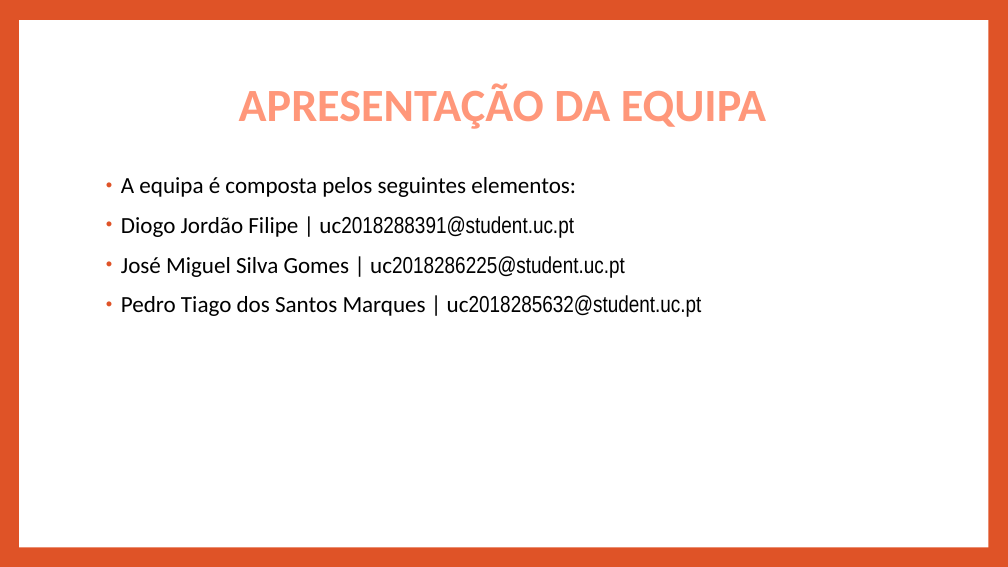
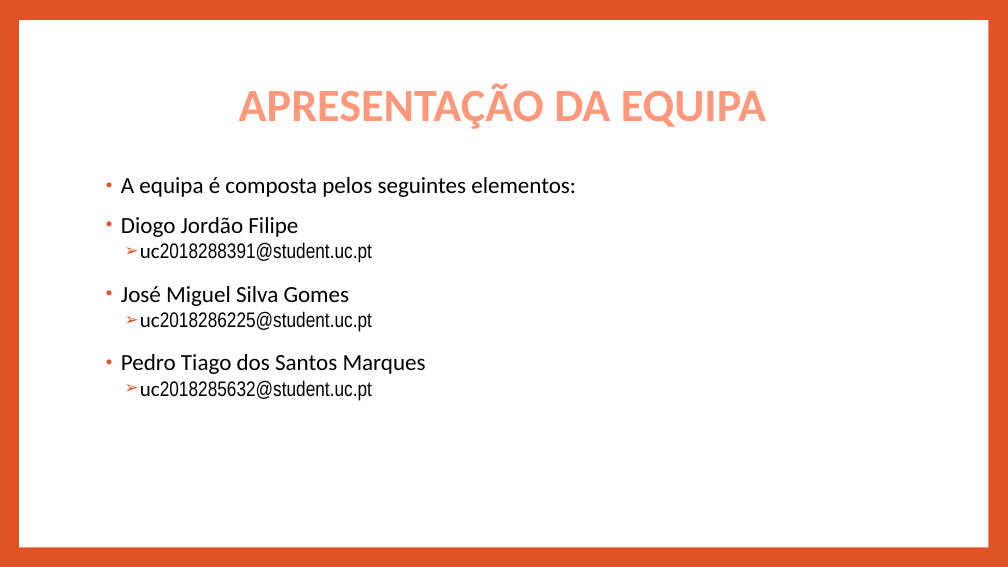
Before and after one commit to pedrotiag0/BD-Leiloes, a slide deck: slide 2 of Meta1/Apresentacao Meta 1 - BD.pptx. Drawn at 1008x567 pixels with LibreOffice and Linux fonts; fonts in the diff are those of the drawing. Boxes give left, top, right and bottom in pixels: in the first picture for what was removed or moved away, otherwise in the second. Text is boxed around its words. In the diff, an @@ line names an element or a change of style, - is before the commit and + after.

```diff
--- a/Meta1/Apresentacao Meta 1 - BD.pptx
+++ b/Meta1/Apresentacao Meta 1 - BD.pptx
@@ text at (121, 217, 426, 401): text changed; size 22 to 20 pt; font Calibri to Arial Narrow @@
-• Diogo Jordão Filipe | uc2018288391@student.uc.pt
-• José Miguel Silva Gomes | uc2018286225@student.uc.pt
-• Pedro Tiago dos Santos Marques | uc2018285632@student.uc.pt
+• Diogo Jordão Filipe
+  ➢ uc2018288391@student.uc.pt
+• José Miguel Silva Gomes
+  ➢ uc2018286225@student.uc.pt
+• Pedro Tiago dos Santos Marques
+  ➢ uc2018285632@student.uc.pt
```
Also in this commit, not shown: 2 other slides changed, 7 slides added, 8 slides removed.
